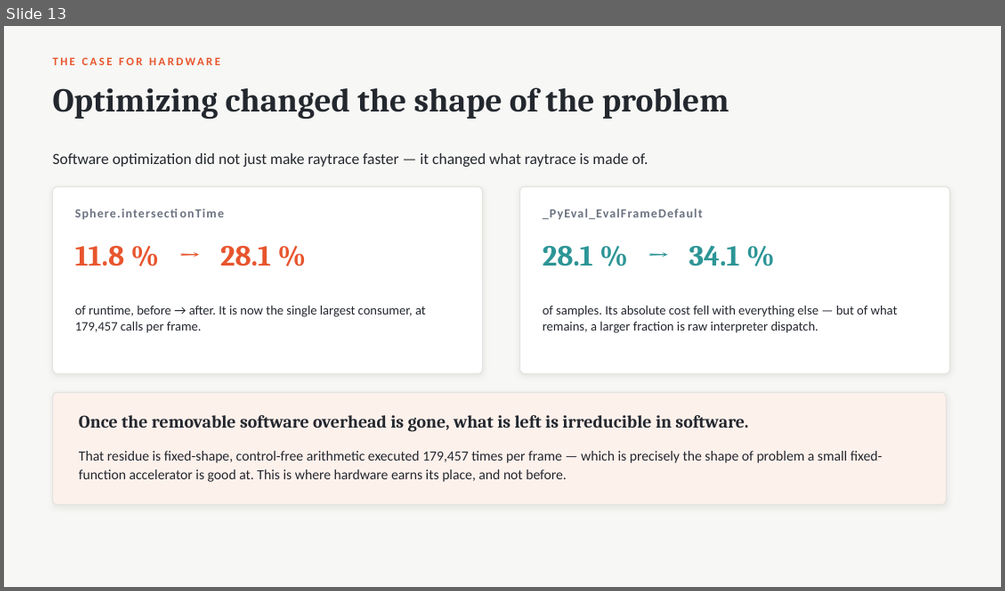
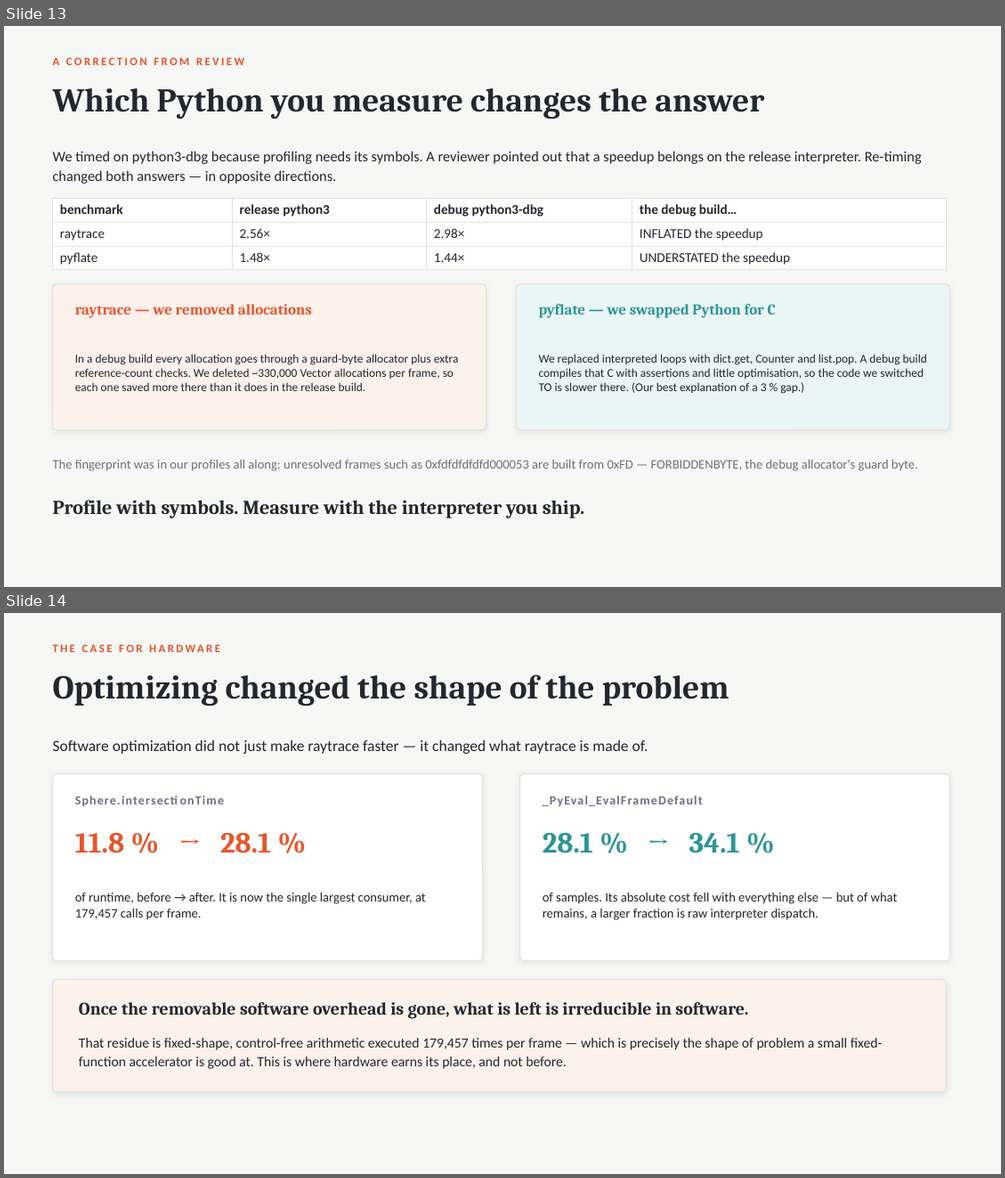
Before and after one commit to AhmadAbdAlhleem/hwsw-project, a slide deck: presentation.pptx. Shown one above the other, each under a label of ours: slide 13 before the commit, slides 13 and 14 after it. The pictures are 1005x591 and 1005x1178 pixels, drawn with LibreOffice and Linux fonts; fonts in the diff are those of the drawing. Boxes give left, top, right and bottom in pixels: in the first picture for what was removed or moved away, otherwise in the second. Text is boxed around its words. In the diff, an @@ line names an element or a change of style, - is before the commit and + after.

```diff
--- a/presentation.pptx
+++ b/presentation.pptx
@@ slide 13 added at (x1=4, y1=26, x2=1001, y2=587), background #F7F7F5 @@
@@ text added at (x1=53, y1=57, x2=244, y2=65), 11 pt, text #E8552D, bold @@
+A CORRECTION FROM REVIEW
@@ text added at (x1=53, y1=88, x2=764, y2=119), 32 pt, text #23272E, bold @@
+Which Python you measure changes the answer
@@ text added at (x1=53, y1=151, x2=922, y2=184), 14 pt, text #23272E @@
+We timed on python3-dbg because profiling needs its symbols. A reviewer pointed out that a speedup belongs on the release interpreter. Re-timing changed both answers — in opposite directions.
@@ table added at (x1=53, y1=198, x2=947, y2=273), 3 rows, 4 columns @@
+benchmark | release python3 | debug python3-dbg | the debug build…
+raytrace | 2.56× | 2.98× | INFLATED the speedup
+pyflate | 1.48× | 1.44× | UNDERSTATED the speedup
@@ rounded rectangle added at (x1=53, y1=284, x2=486, y2=430), fill #FDF1EC, outline #E3E3DF 1 pt @@
@@ rounded rectangle added at (x1=517, y1=284, x2=950, y2=430), fill #EAF5F5, outline #E3E3DF 1 pt @@
@@ text added at (x1=75, y1=304, x2=312, y2=318), 14.5 pt, text #E8552D, bold @@
+raytrace — we removed allocations
@@ text added at (x1=539, y1=304, x2=776, y2=318), 14.5 pt, text #2D9596, bold @@
+pyflate — we swapped Python for C
@@ text added at (x1=75, y1=354, x2=459, y2=391), 11.5 pt, text #23272E @@
+In a debug build every allocation goes through a guard-byte allocator plus extra reference-count checks. We deleted ~330,000 Vector allocations per frame, so each one saved more there than it does in the release build.
@@ text added at (x1=539, y1=354, x2=927, y2=394), 11.5 pt, text #23272E @@
+We replaced interpreted loops with dict.get, Counter and list.pop. A debug build compiles that C with assertions and little optimisation, so the code we switched TO is slower there. (Our best explanation of a 3 % gap.)
@@ text added at (x1=53, y1=459, x2=918, y2=471), 12.5 pt, text #6B7280 @@
+The fingerprint was in our profiles all along: unresolved frames such as 0xfdfdfdfdfd000053 are built from 0xFD — FORBIDDENBYTE, the debug allocator's guard byte.
@@ text added at (x1=53, y1=499, x2=584, y2=518), 19 pt, text #23272E, bold @@
+Profile with symbols. Measure with the interpreter you ship.
@@ what was slide 13 is now slide 14 @@
```
Also in this commit, not shown: 7 slides changed, 12 other files.
